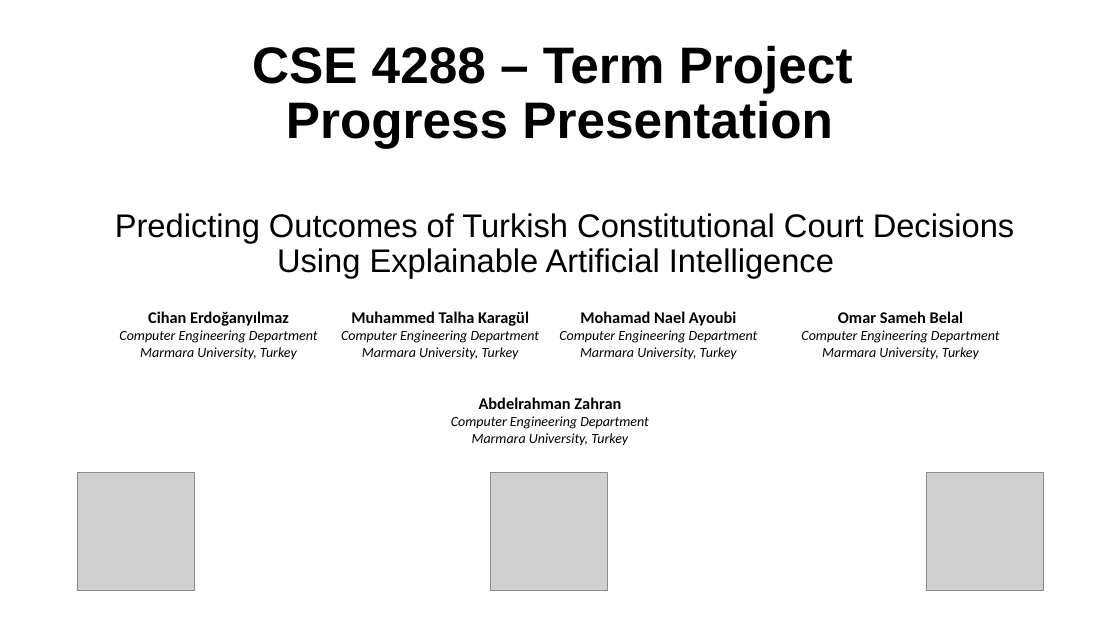
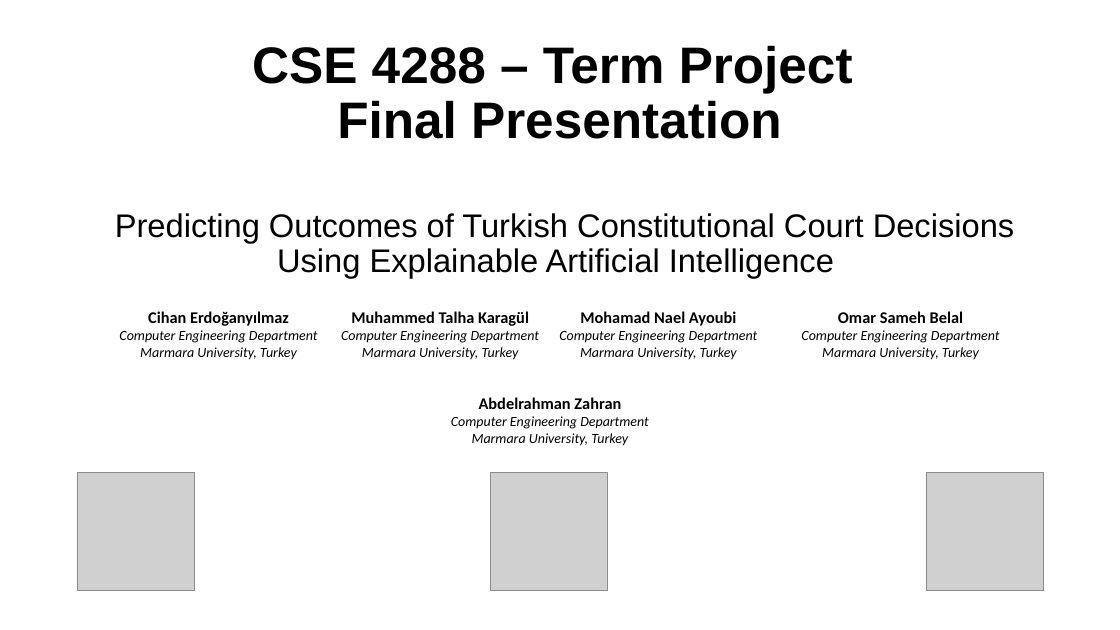
Before and after one commit to Pirate-960/CSE4288F24_Grp4, a slide deck: slide 1 of Phase (6) - Finalization & Presentation/Presentation/Group 4 - Final Presentation (Term Project).pptx. Drawn at 1120x630 pixels with LibreOffice and Linux fonts; fonts in the diff are those of the drawing; grey boxes stand for pictures. Boxes give left, top, right and bottom in pixels: in the first picture for what was removed or moved away, otherwise in the second. Text is boxed around its words. In the diff, an @@ line names an element or a change of style, - is before the commit and + after.

```diff
--- a/Phase (6) - Finalization & Presentation/Presentation/Group 4 - Final Presentation (Term Project).pptx
+++ b/Phase (6) - Finalization & Presentation/Presentation/Group 4 - Final Presentation (Term Project).pptx
@@ title at <box>252,45,853,139</box>: text changed @@
-CSE 4288 – Term Project
-Progress Presentation
+CSE 4288 – Term Project
+Final Presentation
```
